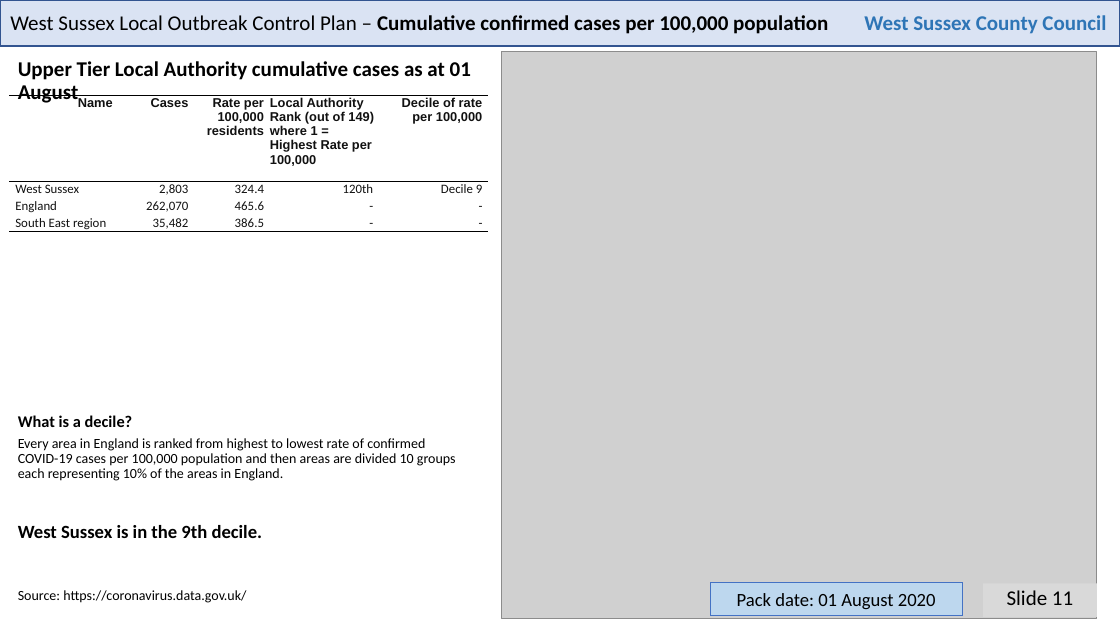
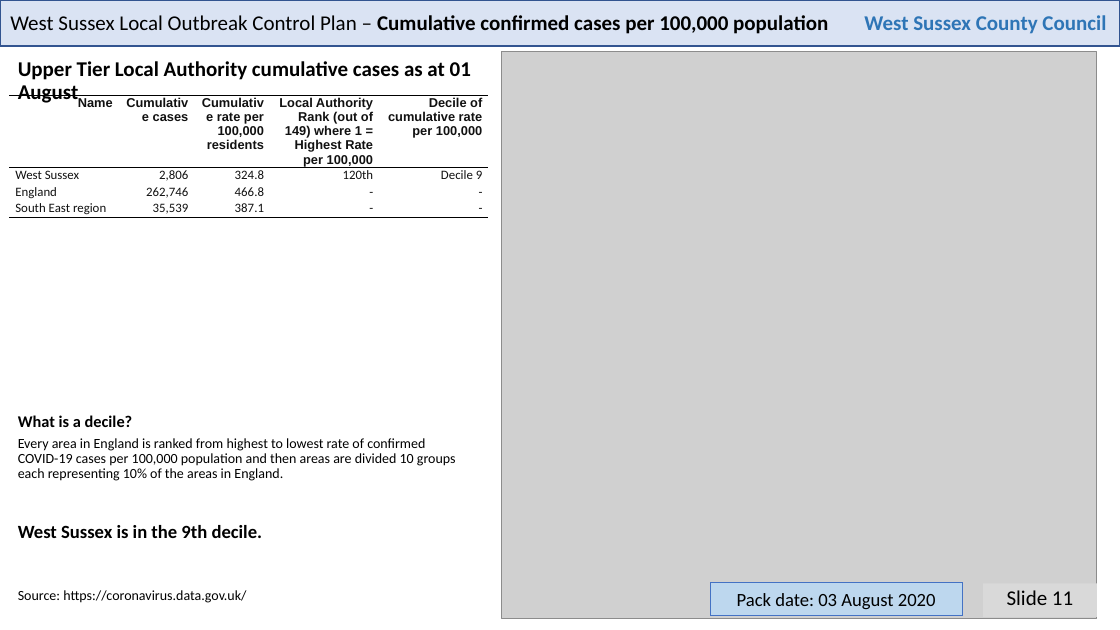
Before and after one commit to psychty/wsx_covid_datapack_public, a slide deck: slide 11 of Latest_West_Sussex_C19_slide_deck.pptx. Drawn at 1120x630 pixels with LibreOffice and Linux fonts; fonts in the diff are those of the drawing; grey boxes stand for pictures. Boxes give left, top, right and bottom in pixels: in the first picture for what was removed or moved away, otherwise in the second. Text is boxed around its words. In the diff, an @@ line names an element or a change of style, - is before the commit and + after.

Commit message:
Almost finished rolling rate layer

```diff
--- a/Latest_West_Sussex_C19_slide_deck.pptx
+++ b/Latest_West_Sussex_C19_slide_deck.pptx
@@ table at (9, 96, 488, 329) @@
-row 1: Name | Cases | Rate per 100,000 residents | Local Authority Rank (out of 149) where 1 = Highest Rate per 100,000 | Decile of rate per 100,000
+row 1: Name | Cumulative cases | Cumulative rate per 100,000 residents | Local Authority Rank (out of 149) where 1 = Highest Rate per 100,000 | Decile of cumulative rate per 100,000
-row 2, column 2: 2,803
+row 2, column 2: 2,806
-row 2, column 3: 324.4
+row 2, column 3: 324.8
-row 3, column 2: 262,070
+row 3, column 2: 262,746
-row 3, column 3: 465.6
+row 3, column 3: 466.8
-row 4, column 2: 35,482
+row 4, column 2: 35,539
-row 4, column 3: 386.5
+row 4, column 3: 387.1
@@ text in rectangle at (737, 593, 936, 609): text changed @@
-Pack date: 01 August 2020
+Pack date: 03 August 2020
```
Also in this commit, not shown: 20 other slides changed, 24 other files.
